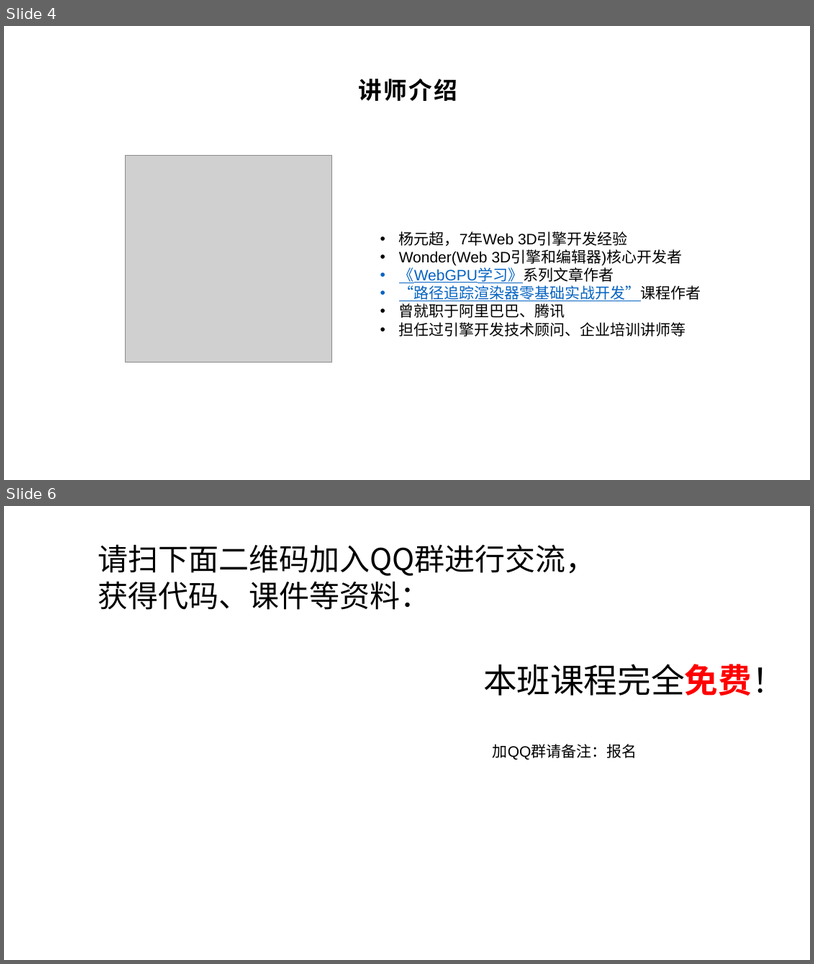
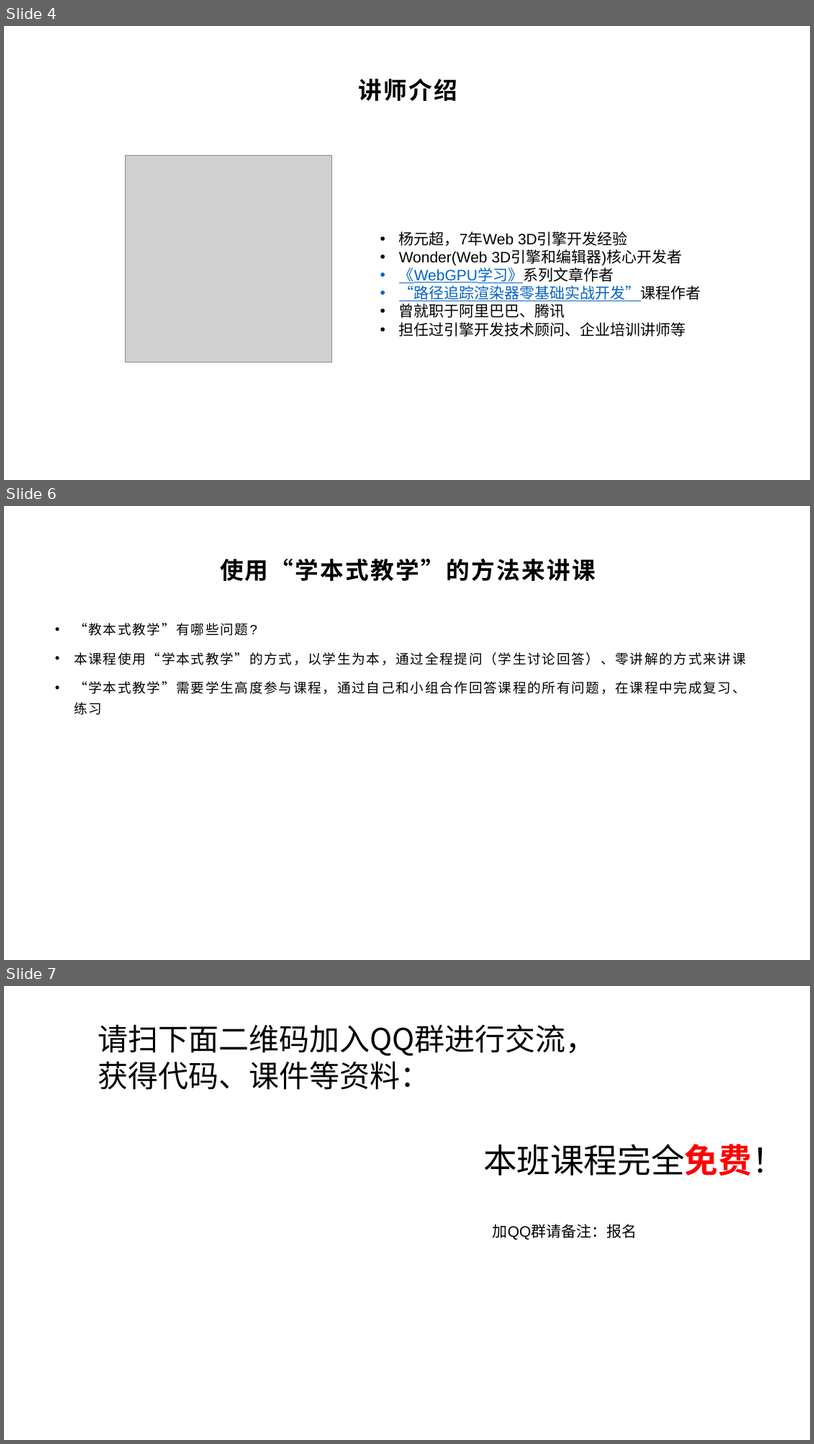
Before and after one commit to yyc-git/ModernGameEngineDesignEdu, a slide deck: packages/introduce/第一节课.pptx. Shown one above the other, each under a label of ours: slides 4 and 6 before the commit, slides 4, 6 and 7 after it; the slides between them are not shown. The pictures are 814x964 and 814x1444 pixels, drawn with LibreOffice and Linux fonts; fonts in the diff are those of the drawing; grey boxes stand for pictures; background and template pictures are left out. Boxes give left, top, right and bottom in pixels: in the first picture for what was removed or moved away, otherwise in the second. Text is boxed around its words. In the diff, an @@ line names an element or a change of style, - is before the commit and + after.

```diff
--- a/packages/introduce/第一节课.pptx
+++ b/packages/introduce/第一节课.pptx
@@ slide 6 added at (4,506,810,960), background picture (left out) @@
@@ title added at (220,559,596,581), 28 pt, text #000000, bold @@
+使用“学本式教学”的方法来讲课
@@ text added at (74,623,746,715), 16 pt, text #000000 @@
+• “教本式教学”有哪些问题?
+• 本课程使用“学本式教学”的方式，以学生为本，通过全程提问（学生讨论回答）、零讲解的方式来讲课
+• “学本式教学”需要学生高度参与课程，通过自己和小组合作回答课程的所有问题，在课程中完成复习、练习
@@ what was slide 6 is now slide 7 @@
```
Also in this commit, not shown: 3 slides changed.
